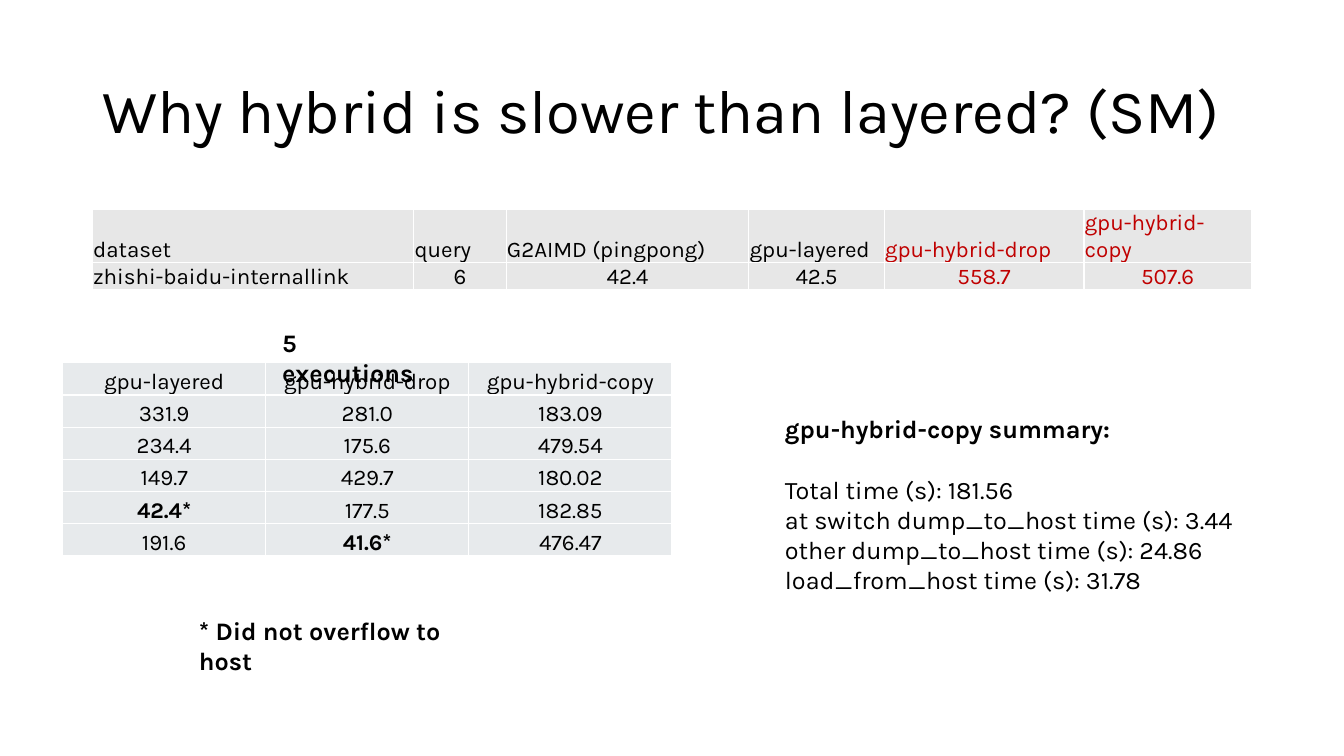
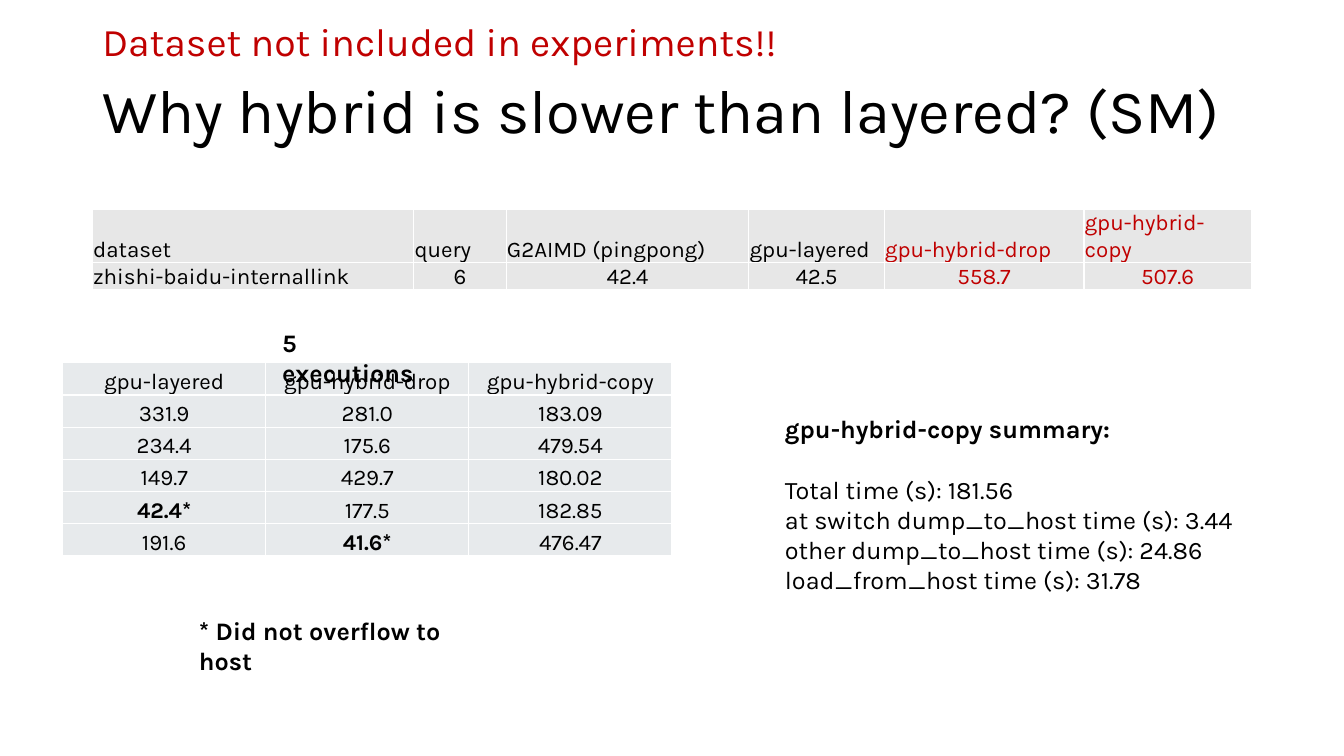
Before and after one commit to akhlaqueak/G-ThinkerCG, a slide deck: slide 10 of revision.pptx (slide 11 before the commit). Drawn at 1344x756 pixels with LibreOffice and Linux fonts; fonts in the diff are those of the drawing. Boxes give left, top, right and bottom in pixels: in the first picture for what was removed or moved away, otherwise in the second. Text is boxed around its words. In the diff, an @@ line names an element or a change of style, - is before the commit and + after.

```diff
--- a/revision.pptx
+++ b/revision.pptx
@@ text added at box(102, 29, 776, 66), 28 pt, text #C00000 @@
+Dataset not included in experiments!!
```
Also in this commit, not shown: 1 other slide changed, 1 slide removed, 25 other files.
